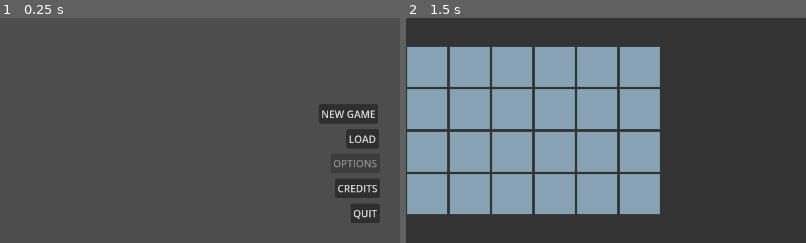
Above: before the commit, frames 1-2 (left to right).
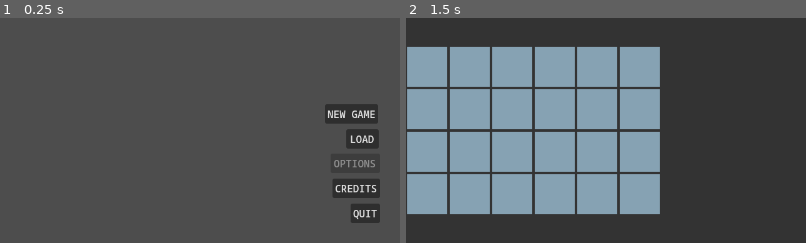
Above: after the commit, the same moments.

Repository: Carth501/team-ferret
Game: Godot game, scene res://scenes/main_menu.tscn
Same seed, same stepped clock (60 frames per second), same inputs: the game is played once before the commit and once after it.
Inputs:
- Up to frame 1 (0.25 s): no input
- Up to frame 2 (1.5 s): click "NEW GAME" at 0.5 s; click "CONTINUE" at 1.25 s
The pictures show only the part of the screen within x 50-100%, y 50-100%; the shares and areas given below are measured in that part.

The runs differ from the first frame. In frame 1, 1.1% of the frame differs, in the area x 79-95%, y 38-90%; in frame 2, nothing differs.

Commit message:
introduce font file

Diff:
--- /dev/null
+++ b/assets/themes/tots_theme.tres
@@ -0,0 +1,6 @@
+[gd_resource type="Theme" load_steps=2 format=3 uid="uid://c0tgdmxgi26hi"]
+
+[ext_resource type="FontFile" uid="uid://btdpylpyn7vym" path="res://assets/fonts/NotoSansMono-SemiBold.ttf" id="1_5l8jm"]
+
+[resource]
+default_font = ExtResource("1_5l8jm")
--- a/scenes/main_menu.tscn
+++ b/scenes/main_menu.tscn
@@ -1,8 +1,9 @@
-[gd_scene load_steps=4 format=3 uid="uid://jnq42xdbfulu"]
+[gd_scene load_steps=5 format=3 uid="uid://jnq42xdbfulu"]
 
 [ext_resource type="Script" path="res://scripts/main_menu.gd" id="1_3t2ir"]
 [ext_resource type="PackedScene" uid="uid://c6l8ayc6kej8h" path="res://scenes/logo.tscn" id="1_f7edf"]
 [ext_resource type="Script" path="res://scripts/quitter.gd" id="2_m38df"]
+[ext_resource type="Theme" uid="uid://c0tgdmxgi26hi" path="res://assets/themes/tots_theme.tres" id="3_01cxx"]
 
 [node name="MainMenu" type="Node" node_paths=PackedStringArray("play_button")]
 script = ExtResource("1_3t2ir")
@@ -16,6 +17,7 @@
 offset_top = 498.0
 offset_right = 82.0
 offset_bottom = 529.0
+theme = ExtResource("3_01cxx")
 text = "PLAY"
 
 [node name="load" type="Button" parent="."]
@@ -23,6 +25,7 @@
 offset_top = 538.0
 offset_right = 1246.0
 offset_bottom = 569.0
+theme = ExtResource("3_01cxx")
 text = "LOAD"
 
 [node name="options" type="Button" parent="."]
@@ -30,6 +33,7 @@
 offset_top = 577.0
 offset_right = 1248.0
 offset_bottom = 608.0
+theme = ExtResource("3_01cxx")
 disabled = true
 text = "OPTIONS"
 
@@ -45,6 +49,7 @@
 offset_bottom = -72.0
 grow_horizontal = 0
 grow_vertical = 0
+theme = ExtResource("3_01cxx")
 text = "CREDITS"
 
 [node name="quit" type="Button" parent="."]
@@ -59,6 +64,7 @@
 offset_bottom = -32.0
 grow_horizontal = 0
 grow_vertical = 0
+theme = ExtResource("3_01cxx")
 text = "QUIT"
 
 [node name="quitter" type="Node" parent="quit"]
Binary file added: assets/fonts/NotoSansMono-SemiBold.ttf
Not shown, added: assets/fonts/NotoSansMono-SemiBold.ttf.import
